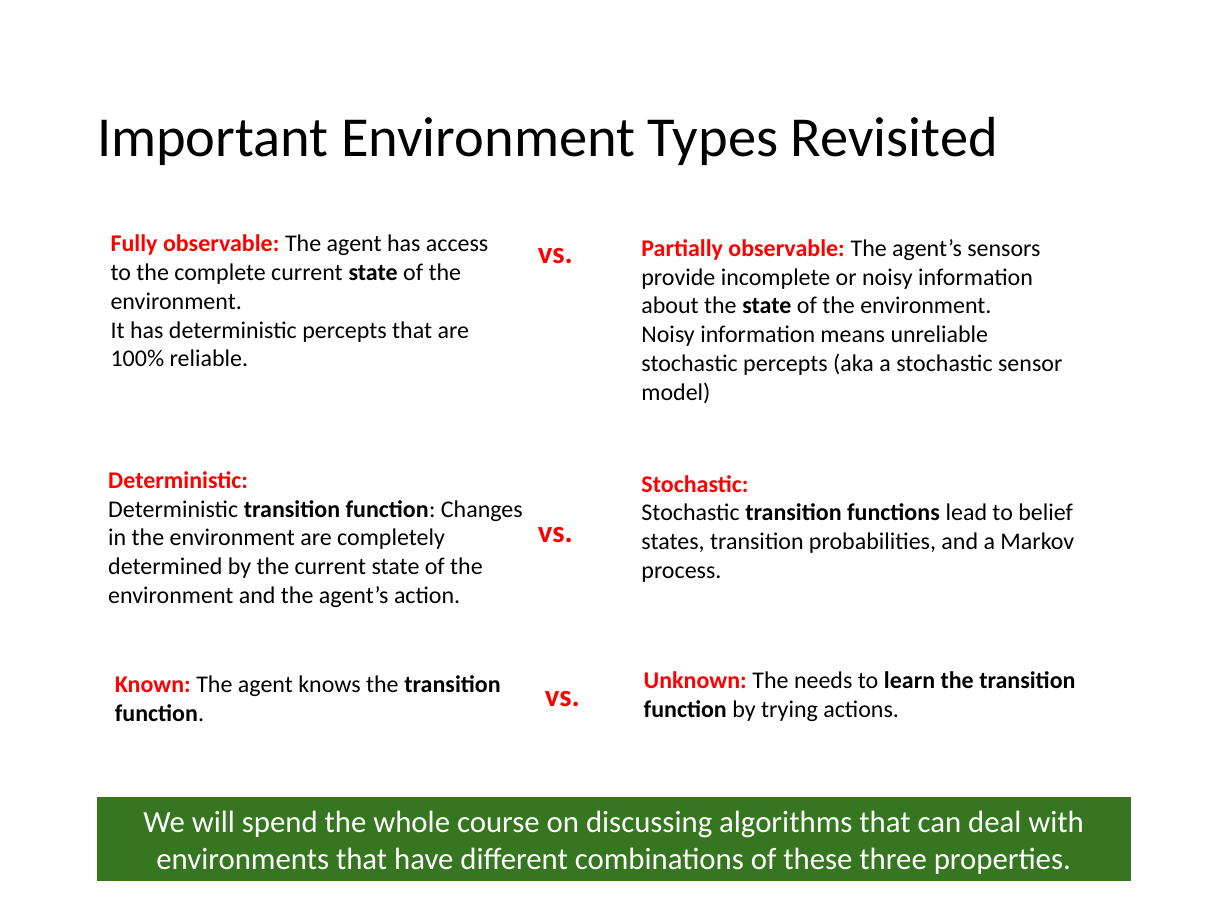
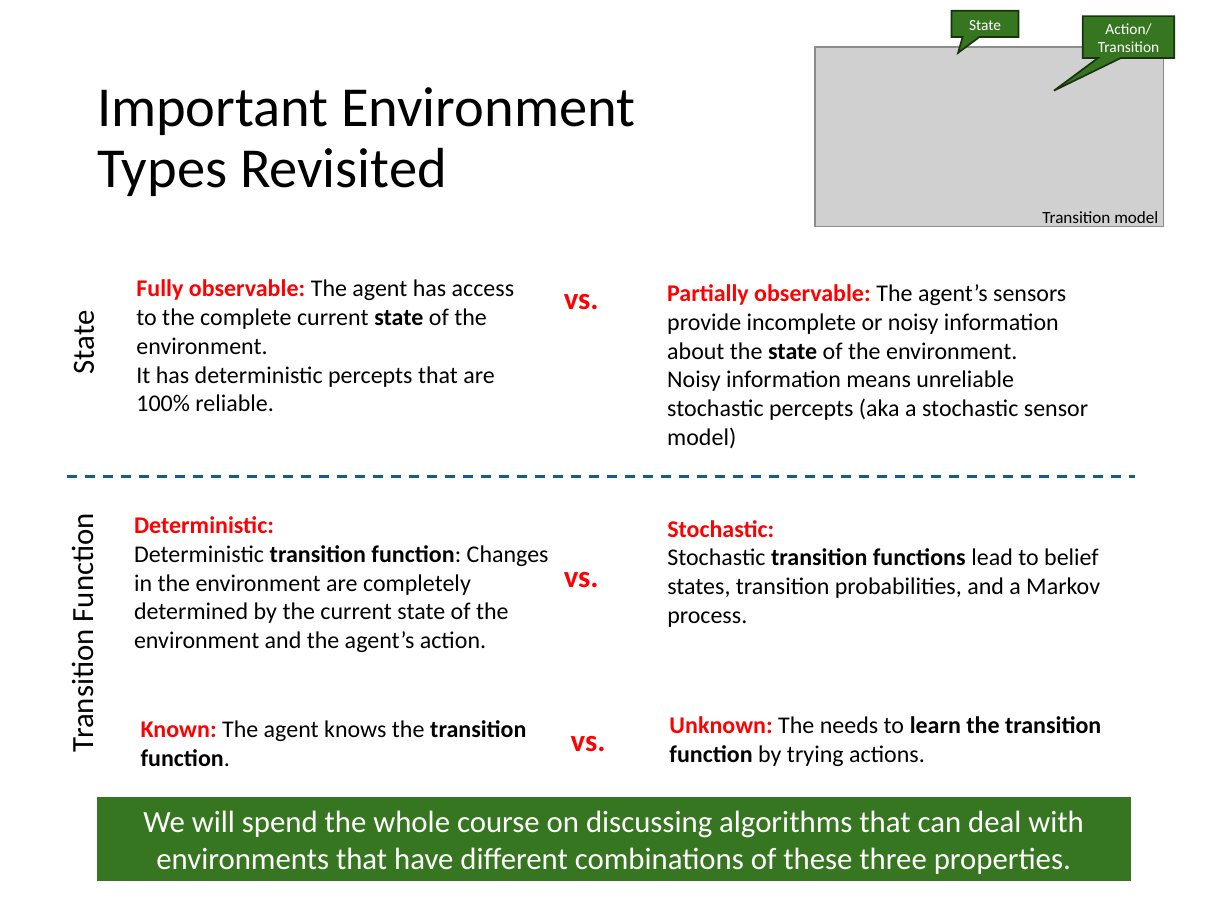
Before and after one commit to mhahsler/CS7320-AI, a slide deck: slide 43 of slides/02_agents.pptx (slide 41 before the commit). Drawn at 1232x924 pixels with LibreOffice and Linux fonts; fonts in the diff are those of the drawing; grey boxes stand for pictures. Boxes give left, top, right and bottom in pixels: in the first picture for what was removed or moved away, otherwise in the second. Text is boxed around its words. In the diff, an @@ line names an element or a change of style, - is before the commit and + after.

```diff
--- a/slides/02_agents.pptx
+++ b/slides/02_agents.pptx
@@ title "Important Environment Types Revisited" rewrapped from (97,116,998,165) to (97,87,635,196) @@
@@ group added at (816,11,1174,228): 2 speech boxes, 1 picture, 1 text @@
+State
+Action/
+Transition
+Transition model
@@ text added at (64,317,102,373), 18 pt, text #000000 @@
+State
@@ line added from (67, 477) to (1135, 477), #156082 1.5 pt dashed @@
@@ text added at (64,523,102,748), 18 pt, text #000000 @@
+Transition Function
@@ 9 texts: place and size @@
-9 texts at (108,234,1075,721)
+9 texts at (134,279,1101,766)
```
Also in this commit, not shown: 9 other slides changed, 2 slides added, 2 other files.
